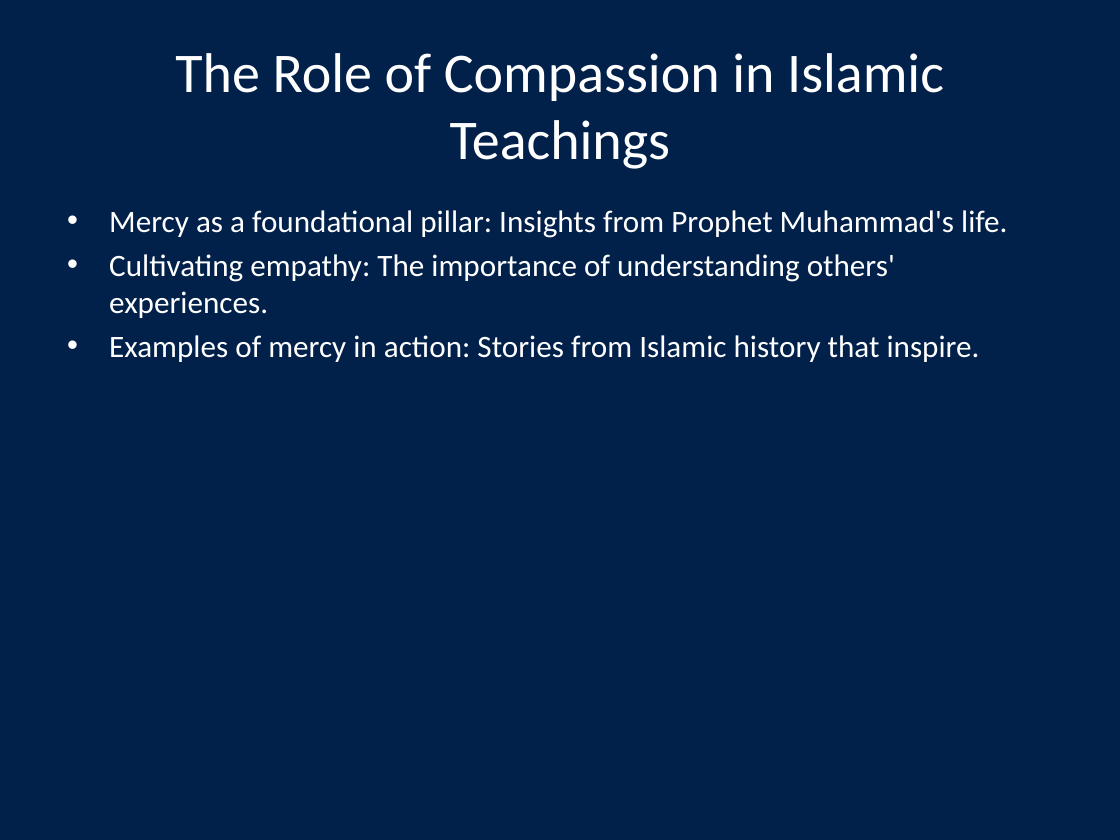
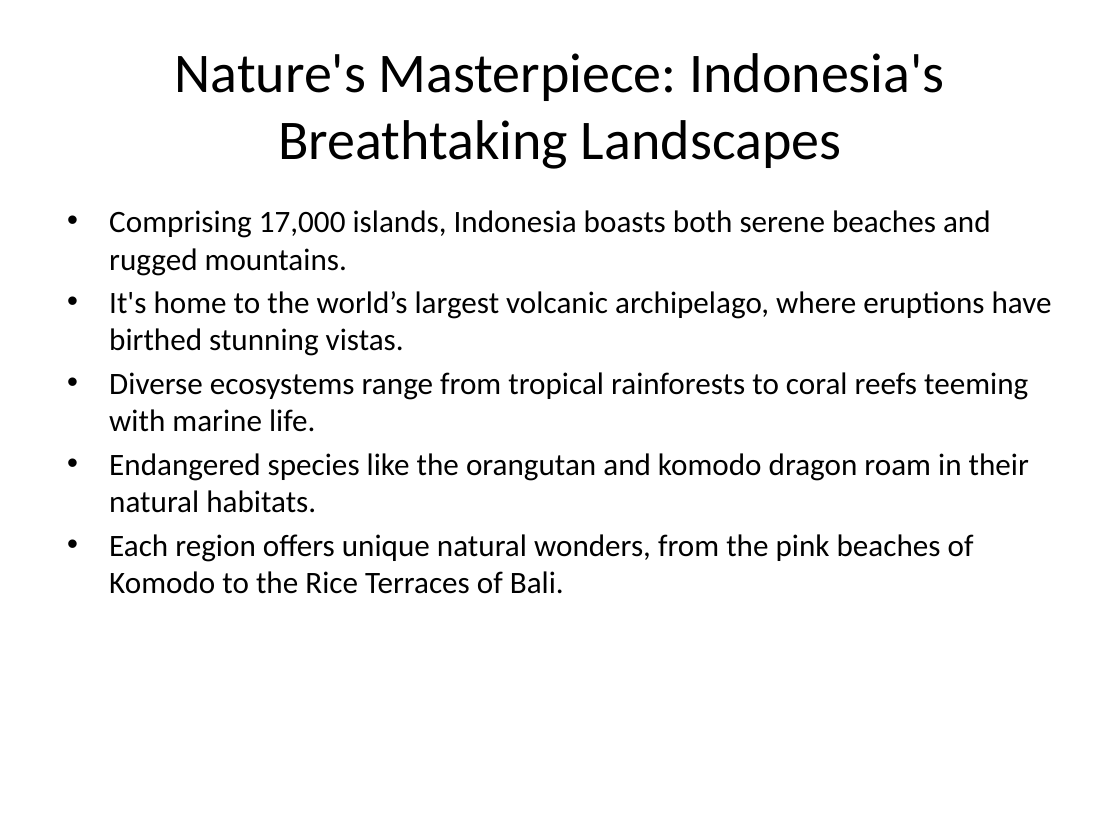
Before and after one commit to Ubeydkhoiri/slidegen_ai, a slide deck: slide 2 of data/presentation.pptx. Drawn at 1120x840 pixels with LibreOffice and Linux fonts; fonts in the diff are those of the drawing. Boxes give left, top, right and bottom in pixels: in the first picture for what was removed or moved away, otherwise in the second. Text is boxed around its words. In the diff, an @@ line names an element or a change of style, - is before the commit and + after.

```diff
--- a/data/presentation.pptx
+++ b/data/presentation.pptx
@@ background #01214A to #FFFFFF @@
@@ title at box(175, 53, 944, 169): text changed; text colour #FFFFFF to #000000 @@
-The Role of Compassion in Islamic Teachings
+Nature's Masterpiece: Indonesia's Breathtaking Landscapes
@@ text at box(109, 210, 1052, 594): text changed; text colour #FFFFFF to #000000 @@
-• Mercy as a foundational pillar: Insights from Prophet Muhammad's life.
-• Cultivating empathy: The importance of understanding others' experiences.
-• Examples of mercy in action: Stories from Islamic history that inspire.
+• Comprising 17,000 islands, Indonesia boasts both serene beaches and rugged mountains.
+• It's home to the world’s largest volcanic archipelago, where eruptions have birthed stunning vistas.
+• Diverse ecosystems range from tropical rainforests to coral reefs teeming with marine life.
+• Endangered species like the orangutan and komodo dragon roam in their natural habitats.
+• Each region offers unique natural wonders, from the pink beaches of Komodo to the Rice Terraces of Bali.
```
Also in this commit, not shown: 1 other slide changed, 3 slides added, 3 slides removed, 2 other files.
